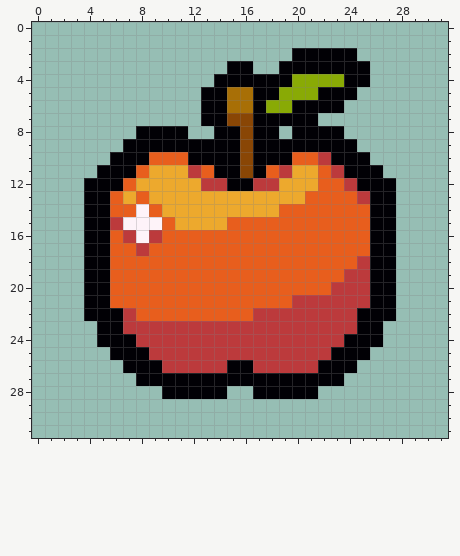
Two versions of one pixel-art sprite, resources/gfx/items/collectibles/collectibles_apple.png. This is how it looked before the edit.
The file is 32x32 pixels. Colours within 5 levels of each other are drawn and written as one.
New version:
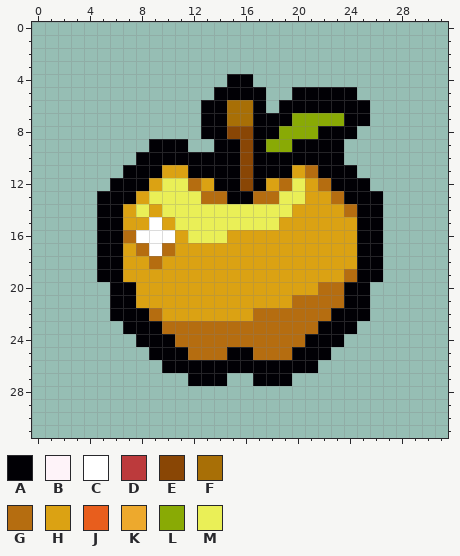
Palette (. is transparent): A #010005  B #fef3f9  C #ffffff  D #bc3a3c  E #894605  F #a86f06  G #b56d10  H #dba213  J #e85e1d  K #eda92d  L #89aa05  M #eaef57
The edit:
Changed rows in their new state; - is an unchanged pixel.
first column x 4:
 2 ----------------.....---
 3 -----------..--.......--
 4 ----------.--.........--
 5 ---------.-AA-..AA------
 6 --------------.A----AA--
 7 -----------FF---LLLLAA--
 8 ----....-A-E---LLL--A---
 9 ---..---..----LL----.---
10 --..-AAA--------AAA-..--
11 -..-AAHHAA----AAHGAA-..-
12 ..-AAHMMGHA-EAHGMHGAA-..
13 .-AAHMMMMGGAAGGMMHHGAA-.
14 .-AHMHMMMMMMMMMMHHHHGA-.
15 .-AHHCHMMMMMMMMHHHHHHA-.
16 .-AGCCCHMMMHHHHHHHHHHA-.
17 .-AHGCGHHHHHHHHHHHHHHA-.
18 .-AHHGHHHHHHHHHHHHHHHA-.
19 .-AHHHHHHHHHHHHHHHHHGA-.
20 ..AAHHHHHHHHHHHHHHGGAA..
21 ..AAHHHHHHHHHHHHGGGGAA..
22 ..-AAGHHHHHHHGGGGGGAA-..
23 -..AAAGGGGGGGGGGGGAAA..-
24 -...AAAGGGGGGGGGGAAA...-
25 --...AAAGGGAAGGGAAA...--
26 ---...AAAAA--AAAAA...---
27 ----....---..---....----
28 ------.....--.....------
Boxes around the changes in both pictures, in picture pixels (x1, y1, x2, y2):
changed: (84, 48, 396, 399)
